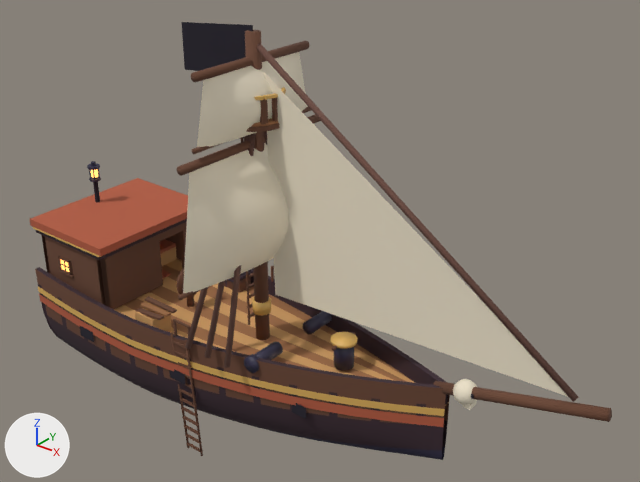
A saved change to the glTF model assets/models/ship/sloop.glb.
Rendered twice from a 50 mm lens placed at (13.19, -15.18, 13.13), pointed at (0.49, 0.7, 3.28). Arrows for +X, +Y and +Z are at lower left; the lights stay in place. The older version comes first. Where no turn or scale is listed for an object, it has been applied to the vertices. Vertices at exactly the same position are counted once.

Names of what the first picture shows: 'band', 'band.001', 'cut_roof', 'cut_wall_e1', 'flag', 'hull', 'rail_in.001', 'rail_out', 'rope.010', 'sail_z582', 'sail_z761_jib', 'sail_z784' and 72 more.
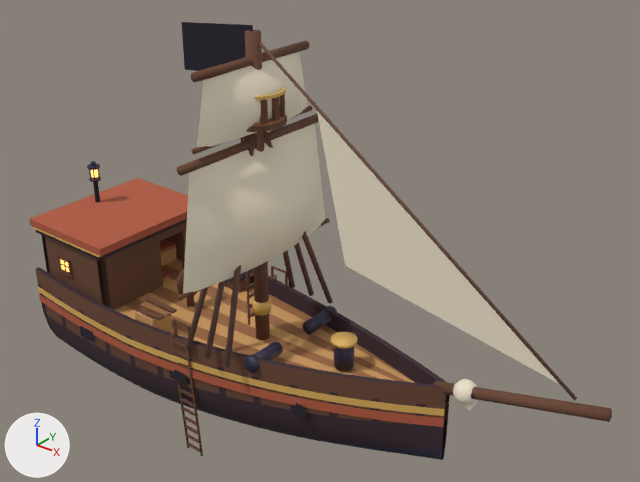
Where the newer file only moved an object's origin or applied its transform, the numbers keep the older frame.

Pixel boxes (x1, y1, x2, y2) of what changed, in the pictures (640 x 482 px):
'sail_z761_jib', reshaped (20% narrower, 15% shorter)
    before: (264, 73, 567, 396)
    after: (317, 111, 559, 384)
'rope.010', reshaped
    before: (257, 43, 578, 402)
    after: (258, 40, 577, 401)

The change, as a list of edits to the scene's bpy script:
```text
Change me_cylinder_044:
    used by ob_rope_010; location = (3.46, 0.0, 5.22)
    remove me_cylinder_044.from_pydata(...)  # 10 vertices, 16 faces; spans x -4.45..4.45, y -0.06..0.08, z -3.16..3.16
    add me_cylinder_044.from_pydata(...)  # 10 vertices, 16 faces; spans x -4.27..4.42, y -0.03..0.04, z -3.13..3.13
    me_cylinder_044 part 1
    me_cylinder_044.vertices[0].co: (-4.4, 0.08, 3.1) -> (-4.25, 0.04, 3.1)  # not seen -> pixel (259, 40)
    me_cylinder_044.vertices[1].co: (4.4, 0.08, -3.1) -> (4.4, 0.04, -3.1)  # pixel (577, 397) -> pixel (576, 398)
    me_cylinder_044.vertices[2].co: (-4.45, 0.02, 3.03) -> (-4.27, 0.01, 3.07)
    me_cylinder_044.vertices[3].co: (4.36, 0.02, -3.16) -> (4.38, 0.01, -3.13)  # pixel (574, 400) -> pixel (575, 399)
    me_cylinder_044.vertices[4].co: (-4.43, -0.06, 3.06) -> (-4.27, -0.03, 3.08)  # not seen -> pixel (256, 42)
    me_cylinder_044.vertices[5].co: (4.38, -0.06, -3.14) -> (4.39, -0.03, -3.12)  # pixel (573, 401) -> pixel (574, 400)
    me_cylinder_044.vertices[6].co: (-4.38, -0.06, 3.14) -> (-4.24, -0.03, 3.12)  # not seen -> pixel (257, 40)
    me_cylinder_044.vertices[7].co: (4.43, -0.06, -3.06) -> (4.42, -0.03, -3.08)  # pixel (576, 399)
    me_cylinder_044.vertices[8].co: (-4.36, 0.02, 3.16) -> (-4.23, 0.01, 3.13)  # not seen -> pixel (258, 39)
    me_cylinder_044.vertices[9].co: (4.45, 0.02, -3.03) -> (4.42, 0.01, -3.07)  # pixel (578, 397) -> pixel (577, 398)
Change me_sail_z761_jib:
    used by ob_sail_z761_jib; location = (-1.62, 0.0, 0.0)
    remove me_sail_z761_jib.from_pydata(...)  # 3 vertices, 1 face; spans x 0.98..9.48, y 0.0, z 1.7..7.61
    add me_sail_z761_jib.from_pydata(...)  # 3 vertices, 1 face; spans x 2.56..9.22, y 0.0, z 2.3..7.07
    me_sail_z761_jib part 2
    me_sail_z761_jib.vertices[0].co: (0.98, 0.0, 7.61) -> (2.56, 0.0, 7.07)  # pixel (263, 71) -> pixel (316, 106)
    me_sail_z761_jib.vertices[1].co: (9.48, 0.0, 2.12) -> (9.22, 0.0, 2.3)  # pixel (575, 399) -> pixel (565, 387)
    me_sail_z761_jib.vertices[2].co: (1.17, 0.0, 1.7) -> (3.44, 0.0, 3.29)  # pixel (275, 294) -> pixel (345, 265)
```
